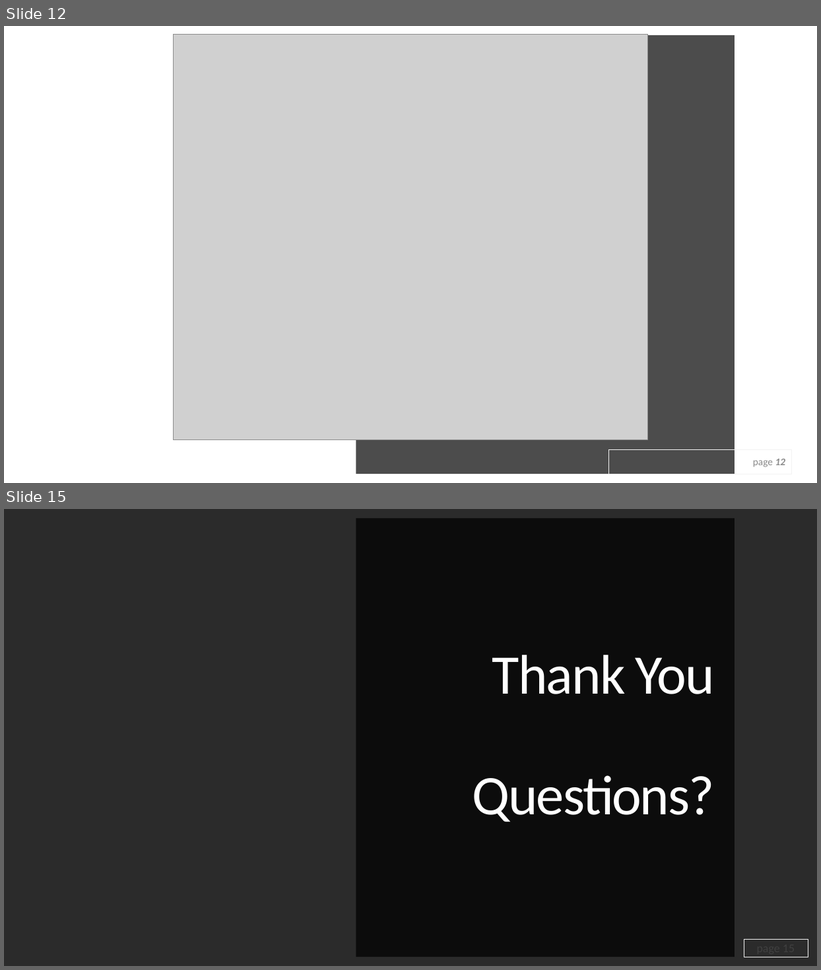
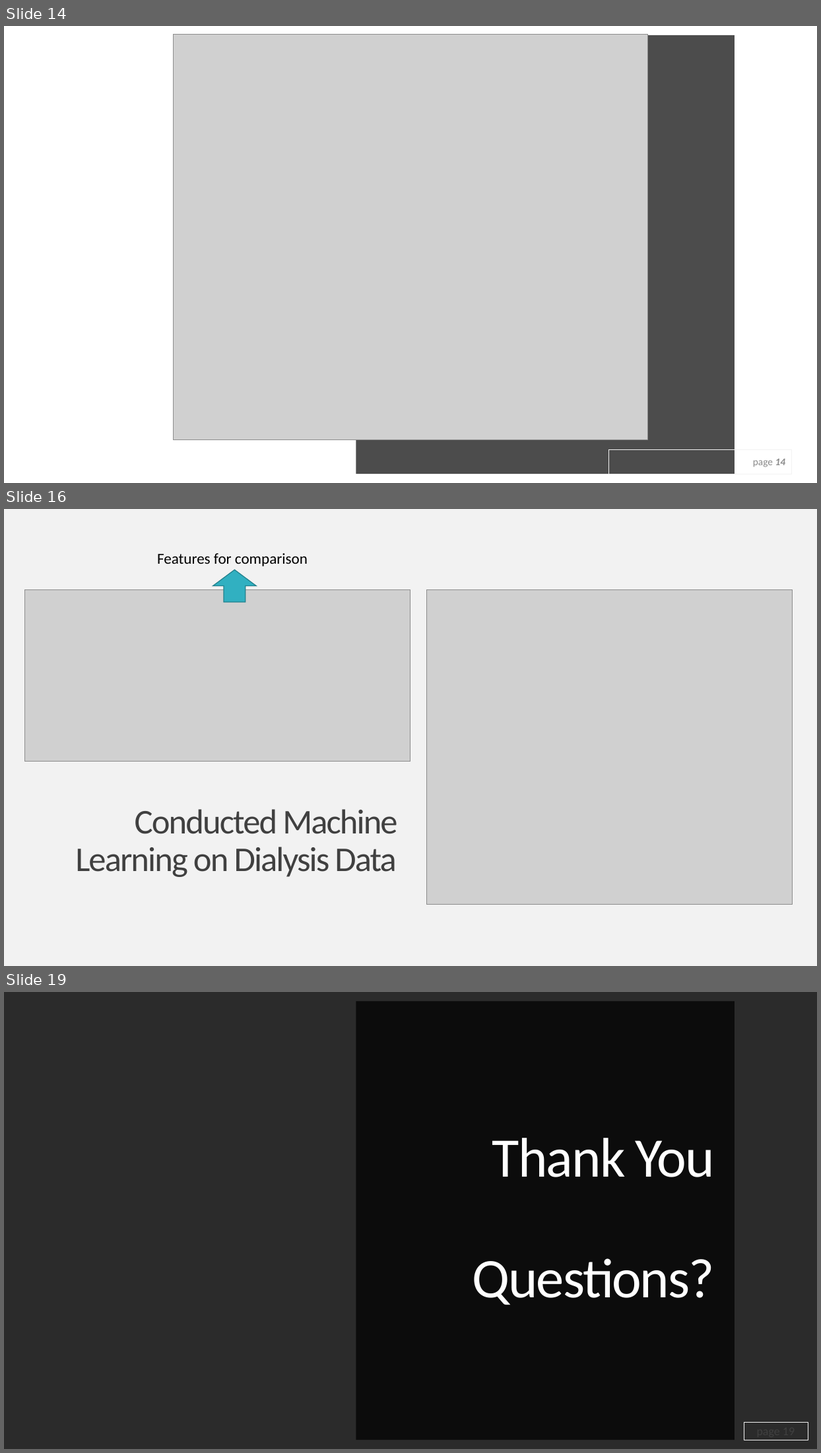
Before and after one commit to ekginn2/ML-Final-Project, a slide deck: Final Project Presentation.pptx. Shown one above the other, each under a label of ours: slides 12 and 15 before the commit, slides 14, 16 and 19 after it; the slides between them are not shown. The pictures are 821x970 and 821x1453 pixels, drawn with LibreOffice and Linux fonts; fonts in the diff are those of the drawing; grey boxes stand for pictures; background and template pictures are left out; a plain dark background stands for a picture behind light text. Boxes give left, top, right and bottom in pixels: in the first picture for what was removed or moved away, otherwise in the second. Text is boxed around its words. In the diff, an @@ line names an element or a change of style, - is before the commit and + after.

```diff
--- a/Final Project Presentation.pptx
+++ b/Final Project Presentation.pptx
@@ slide 16 added at box(4, 509, 817, 966), background #F2F2F2 @@
@@ text added at box(157, 553, 308, 566), 18 pt, text #000000 @@
+Features for comparison
@@ up arrow added at box(213, 570, 257, 602), fill #31B0C1, outline #24828F 1 pt @@
@@ picture added at box(24, 590, 411, 762) @@
@@ picture added at box(426, 590, 793, 905) @@
@@ title added at box(75, 809, 397, 877), 41 pt, text #404040 @@
+Conducted Machine Learning on Dialysis Data
@@ what was slide 12 is now slide 14 @@
@@ page number at box(753, 459, 786, 468): text changed @@
-page 12
+page 14
@@ what was slide 15 is now slide 19 @@
```
Also in this commit, not shown: 3 slides changed, 4 other slides added, 1 slide removed, 11 other files.
